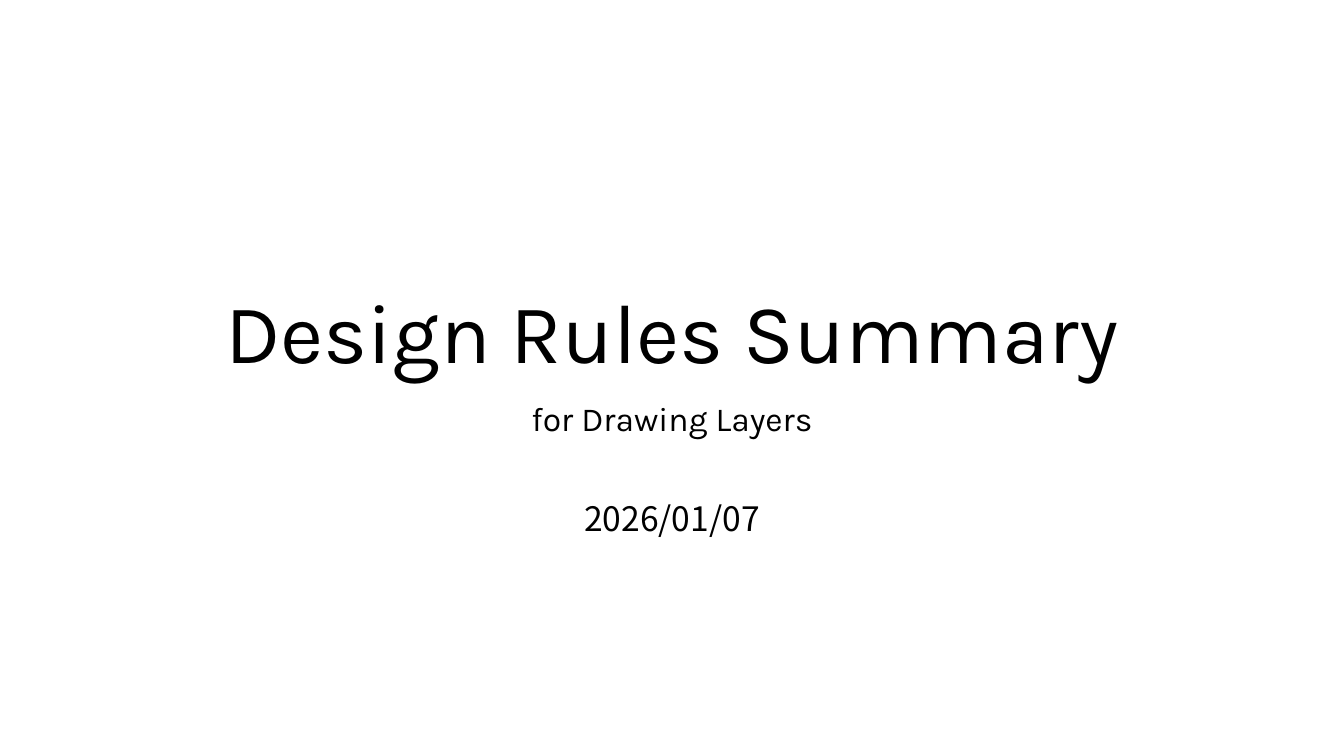
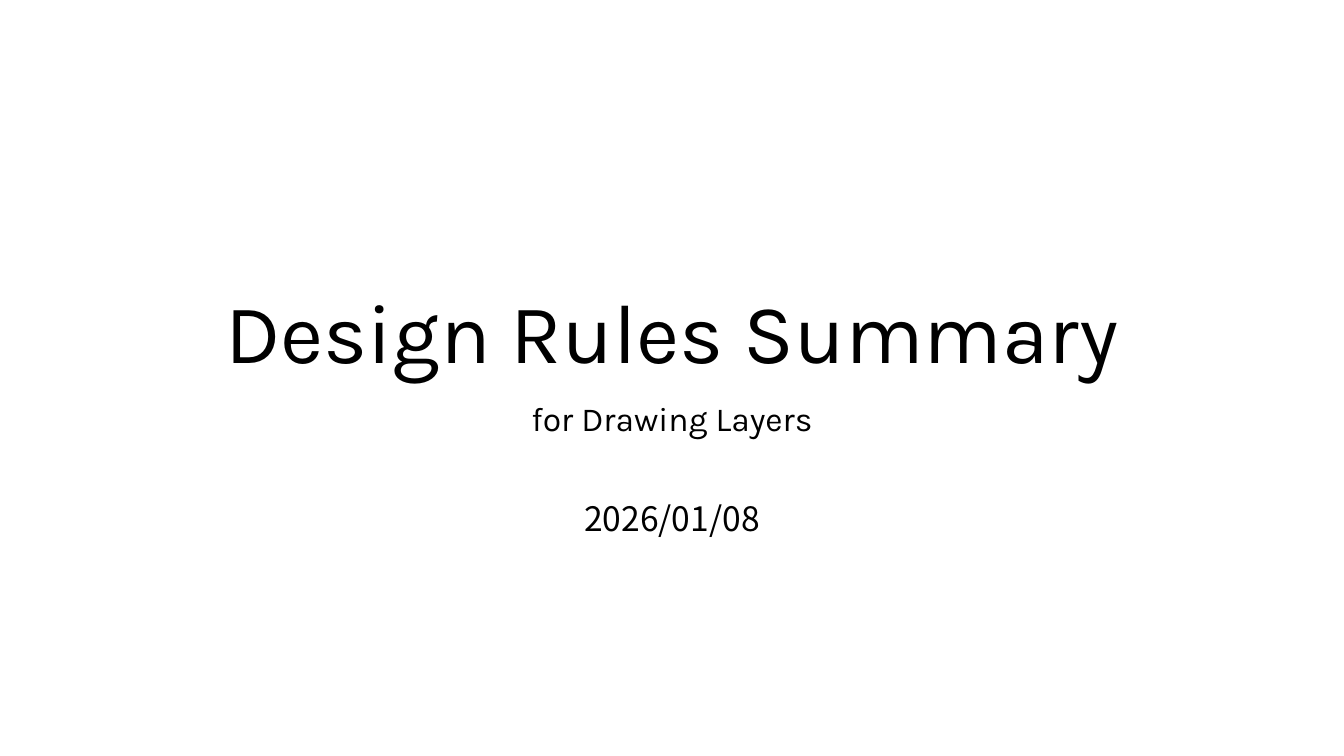
Before and after one commit to d-m-bailey/TR-1um, a slide deck: slide 1 of Document/TR-1um_DRC_summary.pptx. Drawn at 1344x756 pixels with LibreOffice and Linux fonts; fonts in the diff are those of the drawing. Boxes give left, top, right and bottom in pixels: in the first picture for what was removed or moved away, otherwise in the second. Text is boxed around its words. In the diff, an @@ line names an element or a change of style, - is before the commit and + after.

```diff
--- a/Document/TR-1um_DRC_summary.pptx
+++ b/Document/TR-1um_DRC_summary.pptx
@@ subtitle at bbox=[584, 504, 760, 537]: text changed @@
-2026/01/07
+2026/01/08
```
Also in this commit, not shown: 3 other slides changed, 12 other files.
